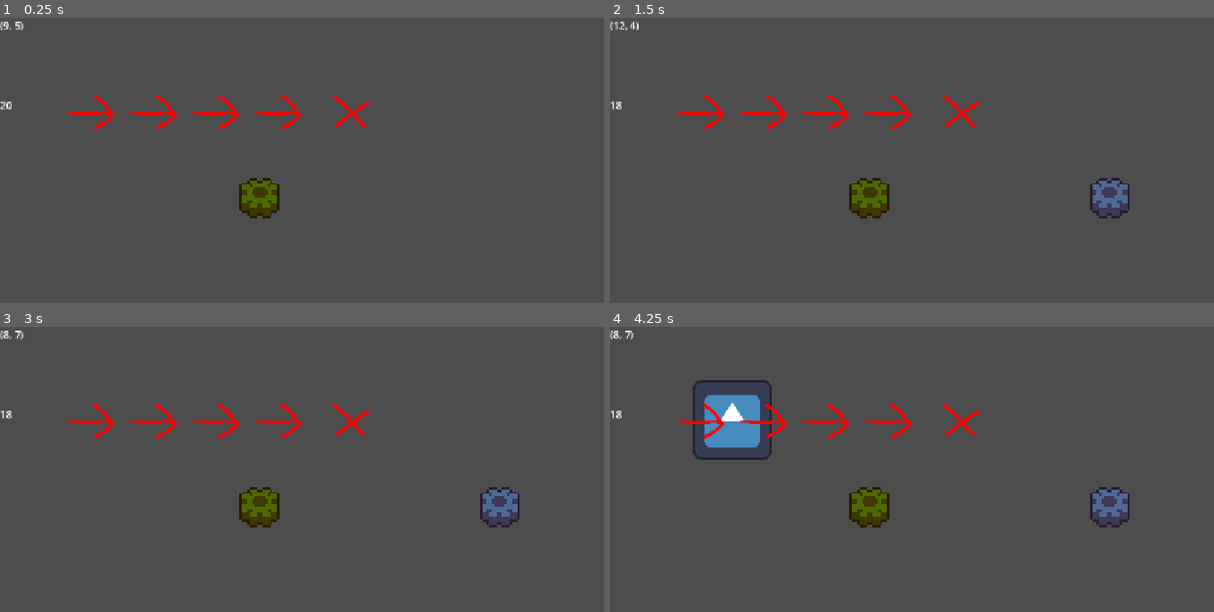
Above: before the commit, frames 1-4 (two rows, left to right).
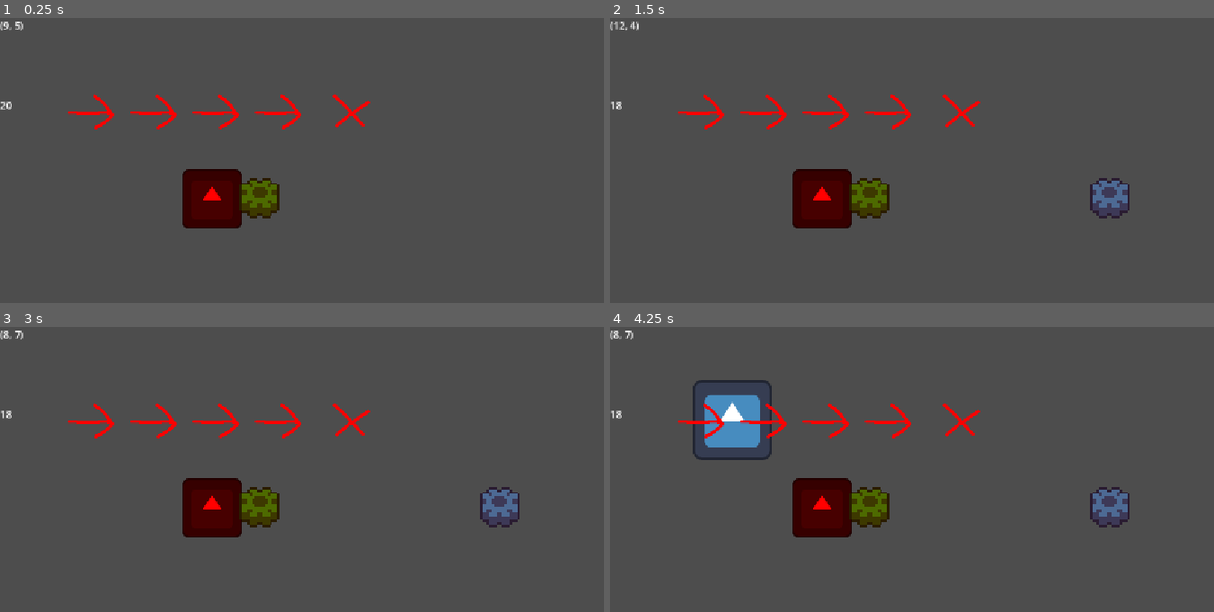
Above: after the commit, the same moments.

Repository: aughckt/spin-to-win
Game: Godot game, scene res://level/level_manager.tscn
Two runs of this game, one before a commit and one after it. Both use one fixed random seed, a clock stepped at 60 frames per second and the inputs below. The engine's default icon, where the game draws it, is replaced by a stand-in: a white triangle on a blue panel in a dark square.
Inputs (mouse positions are in pixels of both pictures, inside the frame that each line leads up to):
- Up to frame 1 (0.25 s): no input
- Up to frame 2 (1.5 s): tap Enter at 0.5 s; move the mouse to (1129, 200) at 0.52 s; click (1129, 200) at 0.6 s; tap Space (interact) at 1.25 s; move the mouse to (827, 240) at 1.27 s; right-click (827, 240) at 1.35 s
- Up to frame 3 (3 s): tap Enter at 2 s; move the mouse to (428, 441) at 2.02 s; tap Middle mouse button (M3) at 2.1 s; tap Space (interact) at 2.75, 2.85 s; move the mouse to (326, 609) at 2.77 s
- Up to frame 4 (4.25 s): tap Enter at 3.5 s; move the mouse to (1183, 589) at 3.52 s; click (1183, 589) at 3.6 s

The runs differ from the first frame. In frame 1, 2.0% of the frame differs, in the area x 30-41%, y 52-74%; in frame 2, 2.0%; in frame 3, 2.0%; in frame 4, 2.0%.

Commit message:
basic tower

Diff:
--- a/environment/environment.gd
+++ b/environment/environment.gd
@@ -359,3 +359,13 @@
 	print("Set count: %s" % sets.size())
 
 	return true
+
+
+func is_position_powered(pos: Vector2) -> bool:
+	var tile: Vector2i = gearmap.local_to_map(pos)
+
+	if not tile_to_gear_set.has(tile):
+		return false
+
+	var gear_set: GearSet = tile_to_gear_set[tile]
+	return is_gear_set_powered(gear_set)
--- a/level/template_level.tscn
+++ b/level/template_level.tscn
@@ -2,6 +2,7 @@
 
 [ext_resource type="Script" uid="uid://c0nyrmno1wcfb" path="res://level/level.gd" id="1_7lnir"]
 [ext_resource type="PackedScene" uid="uid://cji2yg5dqgn0q" path="res://environment/environment.tscn" id="2_hiaeh"]
+[ext_resource type="PackedScene" uid="uid://qyhxr7brjwsw" path="res://tower/tower.tscn" id="3_rxhqx"]
 
 [sub_resource type="Curve" id="Curve_ugjw3"]
 _limits = [0.0, 5.0, 0.0, 30.0]
@@ -32,4 +33,7 @@
 [node name="GearMap" parent="Environment" index="1" unique_id=916456414]
 tile_map_data = PackedByteArray(0, 0, 6, 0, 4, 0, 0, 0, 1, 0, 0, 0, 0, 0)
 
+[node name="Tower" parent="." unique_id=304654658 instance=ExtResource("3_rxhqx")]
+position = Vector2(339.74548, 290.18445)
+
 [editable path="Environment"]
--- a/project.godot
+++ b/project.godot
@@ -77,6 +77,7 @@
 
 [layer_names]
 
+2d_physics/layer_1="Bullet"
 2d_physics/layer_5="Gear"
 
 [physics]
--- /dev/null
+++ b/tower/bullet.gd
@@ -0,0 +1,10 @@
+class_name Bullet
+extends RigidBody2D
+
+var life_time: float = 5.0
+
+
+func _physics_process(delta: float) -> void:
+	life_time -= delta
+	if life_time <= 0:
+		queue_free()
--- /dev/null
+++ b/tower/bullet.tscn
@@ -0,0 +1,20 @@
+[gd_scene format=3 uid="uid://clfhqev8mp6xc"]
+
+[ext_resource type="Texture2D" uid="uid://btm4vlsmnxvyw" path="res://icon.svg" id="1_j3grx"]
+[ext_resource type="Script" uid="uid://fj7l6fedtag4" path="res://tower/bullet.gd" id="1_wwakr"]
+
+[sub_resource type="CircleShape2D" id="CircleShape2D_idurc"]
+radius = 24.092964
+
+[node name="Bullet" type="RigidBody2D" unique_id=1979531392]
+collision_mask = 0
+gravity_scale = 0.0
+script = ExtResource("1_wwakr")
+
+[node name="Icon" type="Sprite2D" parent="." unique_id=1605290369]
+modulate = Color(0, 0, 0, 1)
+scale = Vector2(0.3797398, 0.3797398)
+texture = ExtResource("1_j3grx")
+
+[node name="CollisionShape2D" type="CollisionShape2D" parent="." unique_id=312063557]
+shape = SubResource("CircleShape2D_idurc")
--- /dev/null
+++ b/tower/tower.gd
@@ -0,0 +1,23 @@
+class_name Tower
+extends Node2D
+
+const SHOOT_TIMER_MAX: float = 1.0
+const SHOOT_FORCE: float = 100.0
+var is_powered: bool = false
+var shoot_timer: float = 1.0
+var bullet_scene: PackedScene = preload("res://tower/bullet.tscn")
+
+
+func _physics_process(delta: float) -> void:
+	if shoot_timer > 0:
+		shoot_timer -= delta
+	elif Env.INST.is_position_powered(global_position):
+		shoot()
+
+
+func shoot() -> void:
+	shoot_timer = SHOOT_TIMER_MAX
+	var bullet: Bullet = bullet_scene.instantiate()
+	add_child(bullet)
+	bullet.linear_velocity = (Vector2.UP*SHOOT_FORCE).rotated(rotation)
+	bullet.global_position = global_position
--- /dev/null
+++ b/tower/tower.tscn
@@ -0,0 +1,13 @@
+[gd_scene format=3 uid="uid://qyhxr7brjwsw"]
+
+[ext_resource type="Script" uid="uid://xmyvhrr2x5i2" path="res://tower/tower.gd" id="1_3fjlj"]
+[ext_resource type="Texture2D" uid="uid://btm4vlsmnxvyw" path="res://icon.svg" id="1_758mn"]
+
+[node name="Tower" type="Node2D" unique_id=304654658]
+script = ExtResource("1_3fjlj")
+
+[node name="Icon" type="Sprite2D" parent="." unique_id=881709853]
+self_modulate = Color(1, 0, 0, 1)
+z_index = -10
+scale = Vector2(0.75, 0.75)
+texture = ExtResource("1_758mn")
--- a/troopers/trooper.gd
+++ b/troopers/trooper.gd
@@ -8,6 +8,8 @@
 
 var target_pos: Vector2
 var walk_normal: Vector2
+var hp: int = 100
+@onready var sprite: Sprite2D = $Sprite2D
 
 
 func _ready() -> void:
@@ -28,11 +30,35 @@
 
 		#this shouldnt fail due to rounding errors because in move_target_from_global were returning the exact vector we pass in
 		if target_pos == global_position:
-			LevelManager.INST.take_damage(1)
-			TrooperSpawner.INST.pool_trooper(self)
+			reach_end()
+
 
 
 		walk_normal = global_position.direction_to(target_pos)
 		new_pos = global_position + walk_normal * move_speed * delta
 
 	global_position = new_pos
+
+
+func reach_end() -> void:
+	LevelManager.INST.take_damage(1)
+	TrooperSpawner.INST.pool_trooper(self)
+
+
+func die() -> void:
+	print("%s: Oof owchie I have died" % name)
+	Env.INST.budget += 1
+
+# On bullet entered trooper
+func _on_body_entered(body: Node2D) -> void:
+	# Check what type of thing hit
+	if body is Bullet:
+		take_damage(50)
+		body.queue_free()
+
+
+func take_damage(amount: int) -> void:
+	hp -= amount
+	sprite.scale = Vector2(hp/100.0,hp/100.0)
+	if hp <= 0:
+		queue_free()
--- a/troopers/trooper.tscn
+++ b/troopers/trooper.tscn
@@ -3,8 +3,17 @@
 [ext_resource type="Texture2D" uid="uid://btm4vlsmnxvyw" path="res://icon.svg" id="1_iolom"]
 [ext_resource type="Script" uid="uid://bl6wy11rra22g" path="res://troopers/trooper.gd" id="1_mba6l"]
 
-[node name="Trooper" type="Node2D" unique_id=109828530]
+[sub_resource type="CircleShape2D" id="CircleShape2D_idurc"]
+radius = 59.07622
+
+[node name="Trooper" type="Area2D" unique_id=200306663]
+collision_layer = 0
 script = ExtResource("1_mba6l")
 
 [node name="Sprite2D" type="Sprite2D" parent="." unique_id=1260975531]
 texture = ExtResource("1_iolom")
+
+[node name="CollisionShape2D" type="CollisionShape2D" parent="." unique_id=807592597]
+shape = SubResource("CircleShape2D_idurc")
+
+[connection signal="body_entered" from="." to="." method="_on_body_entered"]
Not shown, added: tower/bullet.gd.uid
Not shown, added: tower/tower.gd.uid
